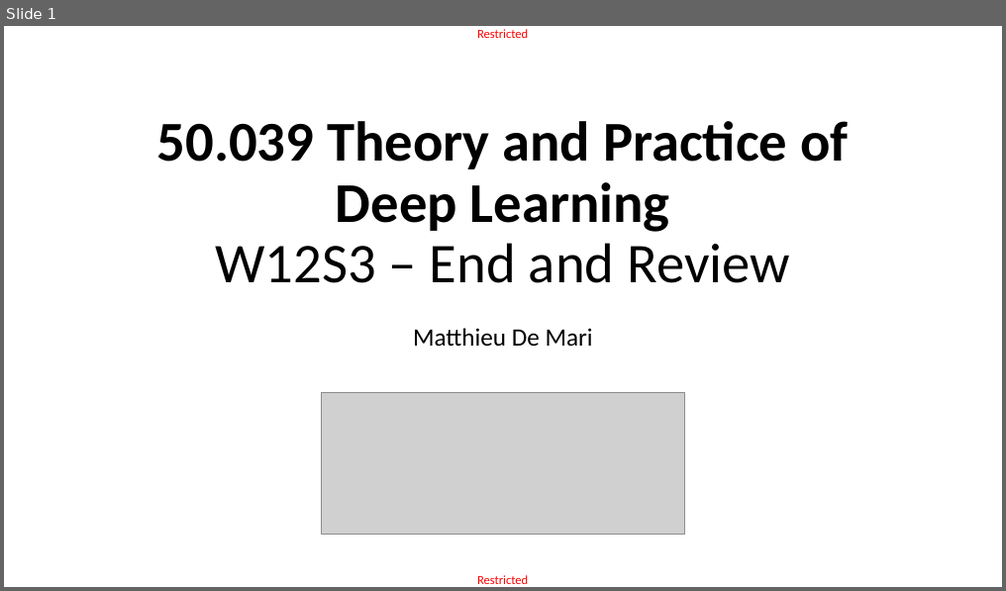
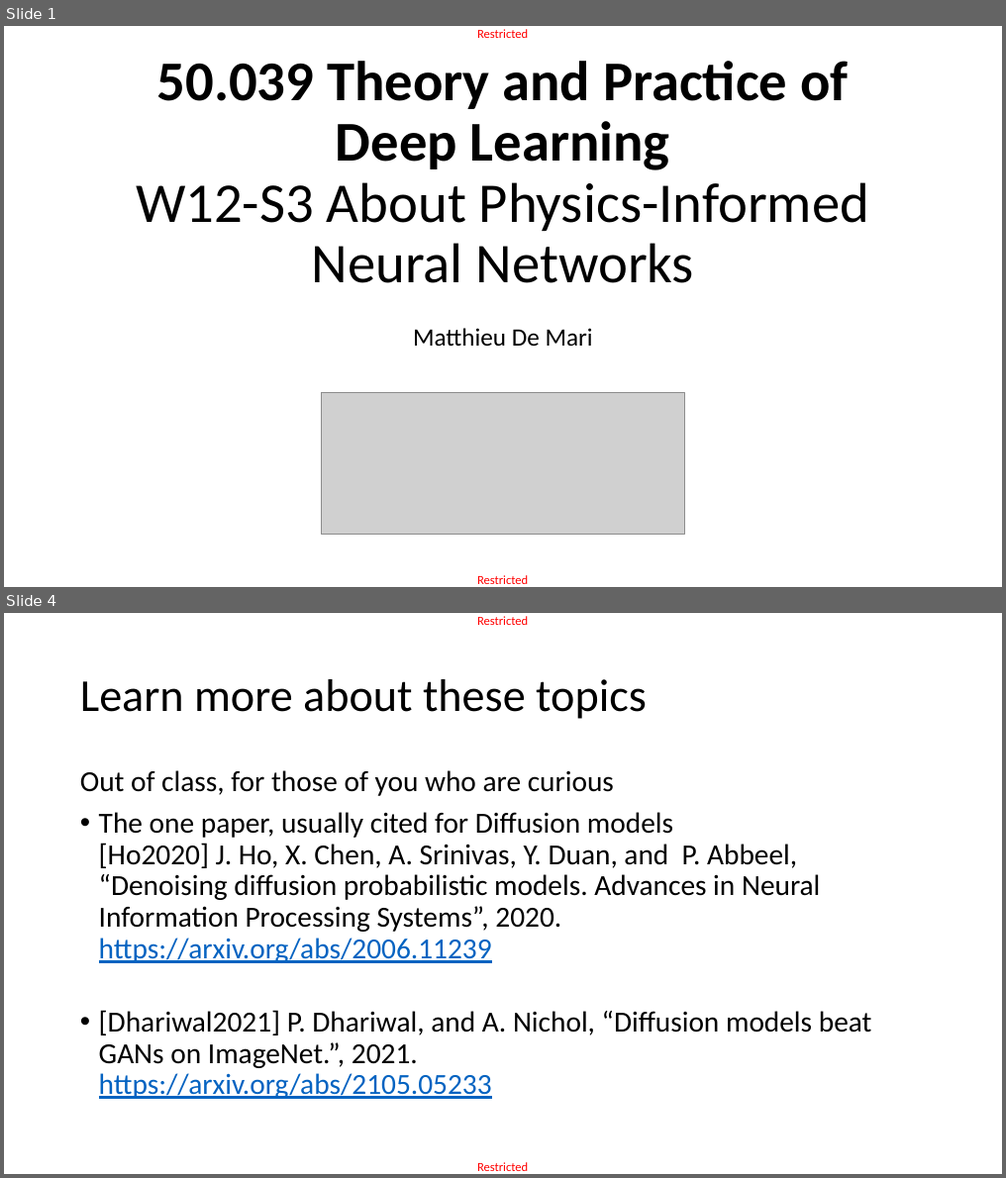
Before and after one commit to matthieudemari/SUTD_DL_50_039, a slide deck: W12/3. W12S3 final/W12S3.pptx. Shown one above the other, each under a label of ours: slide 1 before the commit, slides 1 and 4 after it; the slides between them are not shown. The pictures are 1006x591 and 1006x1178 pixels, drawn with LibreOffice and Linux fonts; fonts in the diff are those of the drawing; grey boxes stand for pictures. Boxes give left, top, right and bottom in pixels: in the first picture for what was removed or moved away, otherwise in the second. Text is boxed around its words. In the diff, an @@ line names an element or a change of style, - is before the commit and + after.

Commit message:
Adding materials for a lecture on Physics-Informed Neural Networks.

```diff
--- a/W12/3. W12S3 final/W12S3.pptx
+++ b/W12/3. W12S3 final/W12S3.pptx
@@ slide 4 added at (4, 613, 1002, 1174), background #FFFFFF; not listed: 2 template elements that a slide beside it also shows @@
@@ title added at (80, 679, 647, 719), 44 pt, text #000000 @@
+Learn more about these topics
@@ text added at (80, 770, 872, 1099), 28 pt, text #000000 @@
+Out of class, for those of you who are curious
+• The one paper, usually cited for Diffusion models
+  [Ho2020] J. Ho, X. Chen, A. Srinivas, Y. Duan, and P. Abbeel, “Denoising diffusion probabilistic models. Advances in Neural Information Processing Systems”, 2020.
+  https://arxiv.org/abs/2006.11239
+• [Dhariwal2021] P. Dhariwal, and A. Nichol, “Diffusion models beat GANs on ImageNet.”, 2021.
+  https://arxiv.org/abs/2105.05233
@@ slide 1 changed as well @@
@@ title at (136, 61, 869, 283): text changed; bold off @@
-50.039 Theory and Practice of
-Deep Learning
-W12S3 – End and Review
+50.039 Theory and Practice of
+Deep Learning
+W12-S3 About Physics-Informed
+Neural Networks
```
Also in this commit, not shown: 2 other slides added, 39 slides removed, 5 other files.
